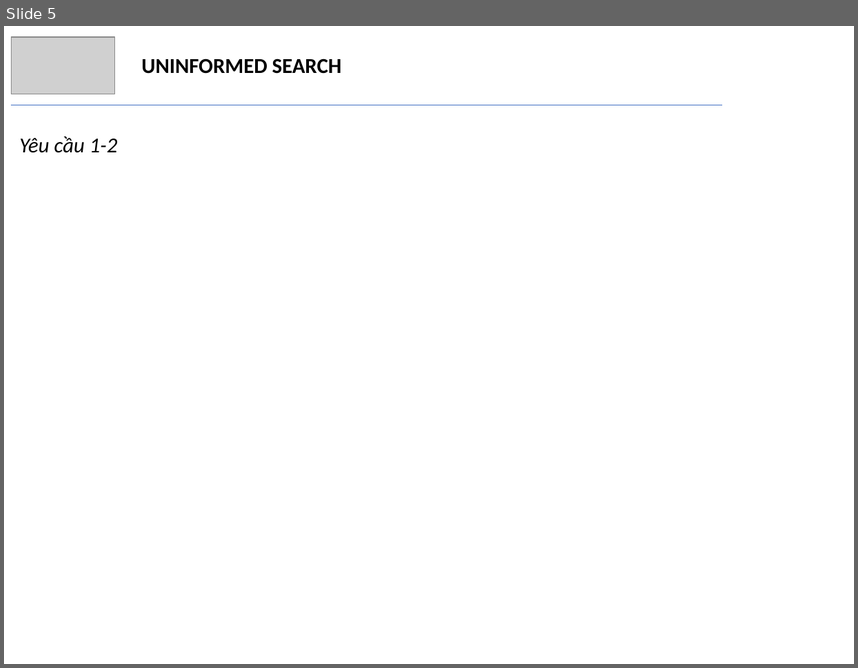
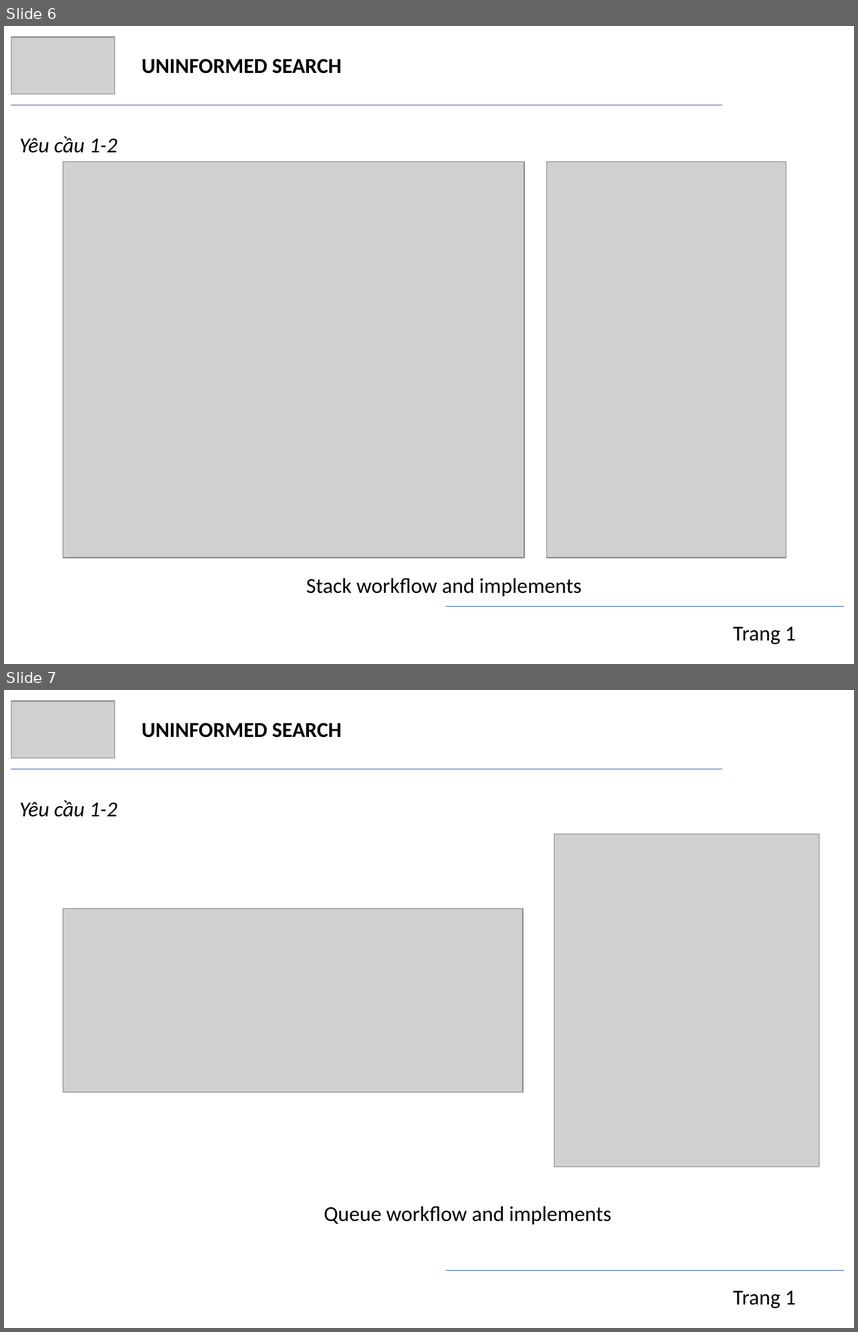
Before and after one commit to trngbro/AI, a slide deck: present/presentation.pptx. Shown one above the other, each under a label of ours: slide 5 before the commit, slides 6 and 7 after it. The pictures are 858x668 and 858x1332 pixels, drawn with LibreOffice and Linux fonts; fonts in the diff are those of the drawing; grey boxes stand for pictures. Boxes give left, top, right and bottom in pixels: in the first picture for what was removed or moved away, otherwise in the second. Text is boxed around its words. In the diff, an @@ line names an element or a change of style, - is before the commit and + after.

```diff
--- a/present/presentation.pptx
+++ b/present/presentation.pptx
@@ slide 7 added at [4,690,854,1328], background #FFFFFF @@
@@ picture added at [11,701,114,758] @@
@@ text added at [141,722,342,738], 18 pt, text #000000, bold @@
+UNINFORMED SEARCH
@@ line added from (11, 769) to (722, 769), #4472C4 0.5 pt @@
@@ text added at [19,800,118,817], 18 pt, text #000000, italic @@
+Yêu cầu 1-2
@@ picture added at [554,834,819,1167] @@
@@ picture added at [63,909,523,1092] @@
@@ text added at [324,1205,611,1224], 18 pt, text #000000 @@
+Queue workflow and implements
@@ line added from (446, 1270) to (844, 1270), #4472C4 0.5 pt @@
@@ text added at [733,1290,796,1308], 18 pt, text #000000 @@
+Trang 1
@@ what was slide 5 is now slide 6 @@
@@ slide 6 changed as well @@
@@ picture added at [63,161,524,557] @@
@@ picture added at [546,162,786,557] @@
@@ text added at [306,577,582,596], 18 pt, text #000000 @@
+Stack workflow and implements
@@ line added from (446, 606) to (844, 606), #4472C4 0.5 pt @@
@@ text added at [733,626,796,644], 18 pt, text #000000 @@
+Trang 1
```
Also in this commit, not shown: 20 other slides changed, 3 other slides added, 4 other files.
